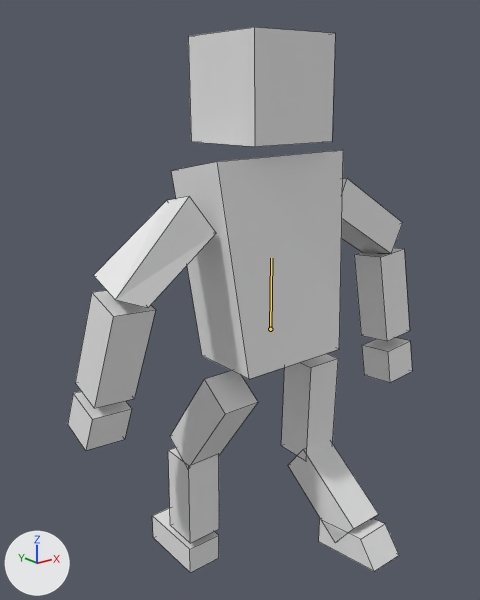
The Blender file cbt game/Assets/animeman.blend, before and after one commit.
Camera for both pictures: a camera (50 mm lens) standing at (-5.69, -6.43, 6.93) and looking at (-0.22, 0.41, 4.2). The lights are fixed; the arrows at lower left show +X, +Y and +Z. Both versions are drawn at frame 50 of the action 'Walking'; the numbers are the values there. The bones that change are drawn over the model as lines. Mesh edges are drawn as thin lines.

Objects in the first picture: 'Chest', 'Head', 'LFoot', 'LLeg', 'LShin', 'RFoot', 'RShin', 'RightArm', 'RightArm.001', 'RightArm.002', 'RightArm.003', 'RightArm.004', 'RightArm.005', 'RightLeg'.
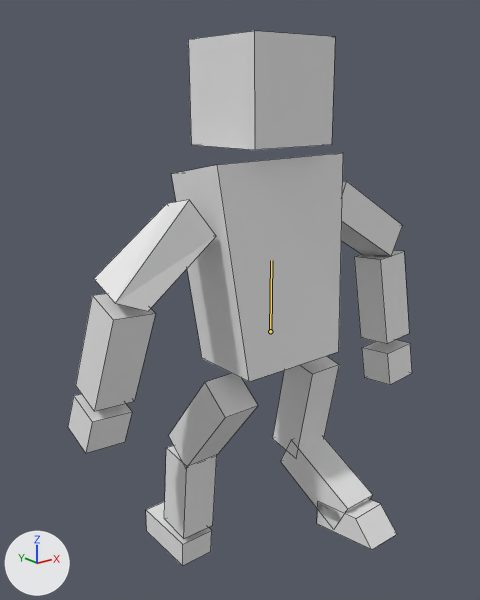
Where the change shows, as pixel boxes [x1, y1, x2, y2] in the pictures (480 x 600 px):
'Chest', posed
    before: [171, 150, 343, 379]
    after: [172, 153, 343, 382]
'Head', posed
    before: [188, 27, 335, 147]
    after: [188, 31, 335, 150]
'RightArm.003', posed
    before: [93, 196, 216, 308]
    after: [94, 200, 216, 311]
'RightArm.004', posed
    before: [75, 291, 155, 408]
    after: [76, 294, 156, 411]
'RShin', posed (6% shorter)
    before: [288, 443, 378, 541]
    after: [281, 437, 373, 529]
'RightLeg', posed (16% wider, 8% shorter)
    before: [281, 353, 338, 455]
    after: [273, 356, 339, 450]
'LLeg', posed
    before: [170, 371, 258, 467]
    after: [169, 374, 258, 467]
'RightArm.001', posed
    before: [354, 248, 410, 341]
    after: [354, 250, 409, 344]
'LShin', posed
    before: [168, 447, 219, 543]
    after: [164, 445, 217, 539]
'RFoot', posed
    before: [319, 519, 399, 571]
    after: [317, 500, 397, 550]
'RightArm', posed
    before: [342, 178, 402, 254]
    after: [341, 181, 402, 256]
'RightArm.005', posed
    before: [68, 391, 132, 450]
    after: [68, 394, 132, 453]
'LFoot', posed
    before: [152, 508, 219, 573]
    after: [146, 501, 212, 566]
'RightArm.002', posed
    before: [362, 338, 412, 383]
    after: [362, 340, 412, 385]
bone 'Hips', root to tip
    before: (270, 329) to (271, 258)
    after: (270, 331) to (271, 260)

The change in detail:
Bone 'Hips' (bone_hips) moves from (0.0, -0.29, 0.0) to (0.0, -0.32, 0.0).
Bone 'Heel.R' (bone_heel_r) moves from (0.0, 1.36, 0.47) to (0.0, 1.31, 0.76).
Bone 'Heel.L' (bone_heel_l) moves from (0.0, -0.8, 0.01) to (0.0, -1.0, 0.01).
